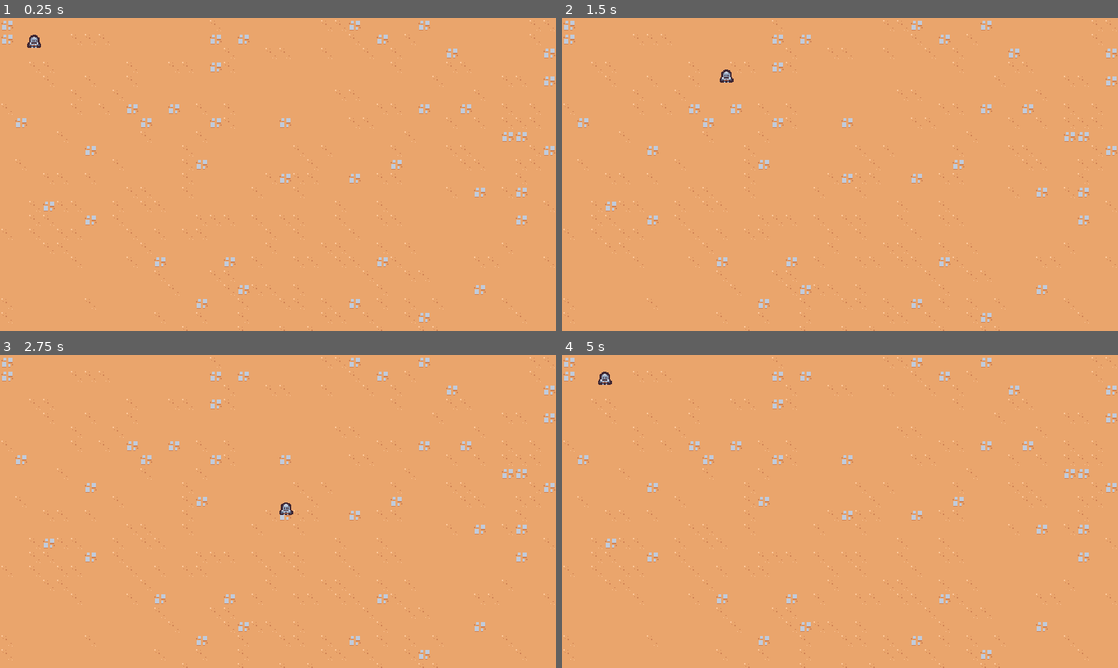
Above: before the commit, frames 1-4 (two rows, left to right).
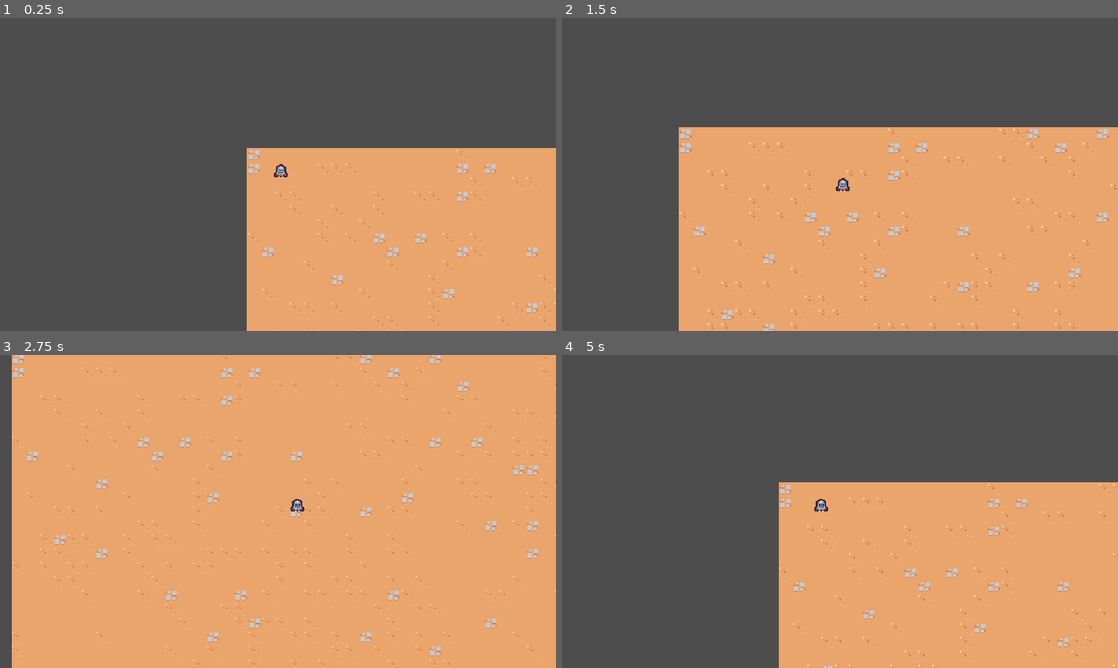
Above: after the commit, the same moments.

Repository: raulrd3/godot_firebelly
Game: Godot game, scene res://scenes/main/main.tscn
Two runs of this game, one before a commit and one after it. Both use one fixed random seed, a clock stepped at 60 frames per second and the inputs below.
Inputs:
- Up to frame 1 (0.25 s): no input
- Up to frame 2 (1.5 s): hold D (move_right) 0.53-1.28 s; hold S (move_down) from 1.28 s (still down)
- Up to frame 3 (2.75 s): release S (move_down) at 2.03 s; hold D (move_right) from 2.03 s (still down)
- Up to frame 4 (5 s): release D (move_right) at 2.78 s; hold W (move_up) 2.78-3.53 s; hold A (move_left) from 3.53 s (still down)

The runs differ from the first frame. In frame 1, 69% of the frame differs, in the area x 0-100%, y 0-100%; in frame 2, 51%; in frame 3, 6.6%; in frame 4, 66%.

Commit message:
Create Game Camera

Diff:
--- /dev/null
+++ b/scenes/game_camera/game_camera.gd
@@ -0,0 +1,20 @@
+extends Camera2D
+
+var target_position = Vector2.ZERO
+
+# Called when the node enters the scene tree for the first time.
+func _ready():
+	make_current()
+
+
+# Called every frame. 'delta' is the elapsed time since the previous frame.
+func _process(delta):
+	acquire_target()
+	global_position = global_position.lerp(target_position, 1.0 - exp(-delta * 10))
+
+
+func acquire_target():
+	var player_nodes = get_tree().get_nodes_in_group("player")
+	if player_nodes.size() > 0:
+		var player = player_nodes[0] as Node2D
+		target_position = player.global_position
--- /dev/null
+++ b/scenes/game_camera/game_camera.tscn
@@ -0,0 +1,6 @@
+[gd_scene load_steps=2 format=3 uid="uid://hwhcivuhoa46"]
+
+[ext_resource type="Script" path="res://scenes/game_camera/game_camera.gd" id="1_fooqr"]
+
+[node name="GameCamera" type="Camera2D"]
+script = ExtResource("1_fooqr")
--- a/scenes/main/main.tscn
+++ b/scenes/main/main.tscn
@@ -1,9 +1,12 @@
-[gd_scene load_steps=3 format=3 uid="uid://b1po06tylvom3"]
+[gd_scene load_steps=4 format=3 uid="uid://b1po06tylvom3"]
 
 [ext_resource type="PackedScene" uid="uid://41ubhumu36no" path="res://scenes/player/player.tscn" id="1_if51o"]
 [ext_resource type="TileSet" uid="uid://d3w32xig1e0pw" path="res://resources/tileset.tres" id="1_n872n"]
+[ext_resource type="PackedScene" uid="uid://hwhcivuhoa46" path="res://scenes/game_camera/game_camera.tscn" id="1_s85tw"]
 
 [node name="Main" type="Node"]
+
+[node name="GameCamera" parent="." instance=ExtResource("1_s85tw")]
 
 [node name="TileMap" type="TileMap" parent="."]
 tile_set = ExtResource("1_n872n")
--- a/scenes/player/player.tscn
+++ b/scenes/player/player.tscn
@@ -6,7 +6,7 @@
 [sub_resource type="CircleShape2D" id="CircleShape2D_ecnlp"]
 radius = 5.09902
 
-[node name="Player" type="CharacterBody2D"]
+[node name="Player" type="CharacterBody2D" groups=["player"]]
 script = ExtResource("1_tppq3")
 
 [node name="Sprite2D" type="Sprite2D" parent="."]
